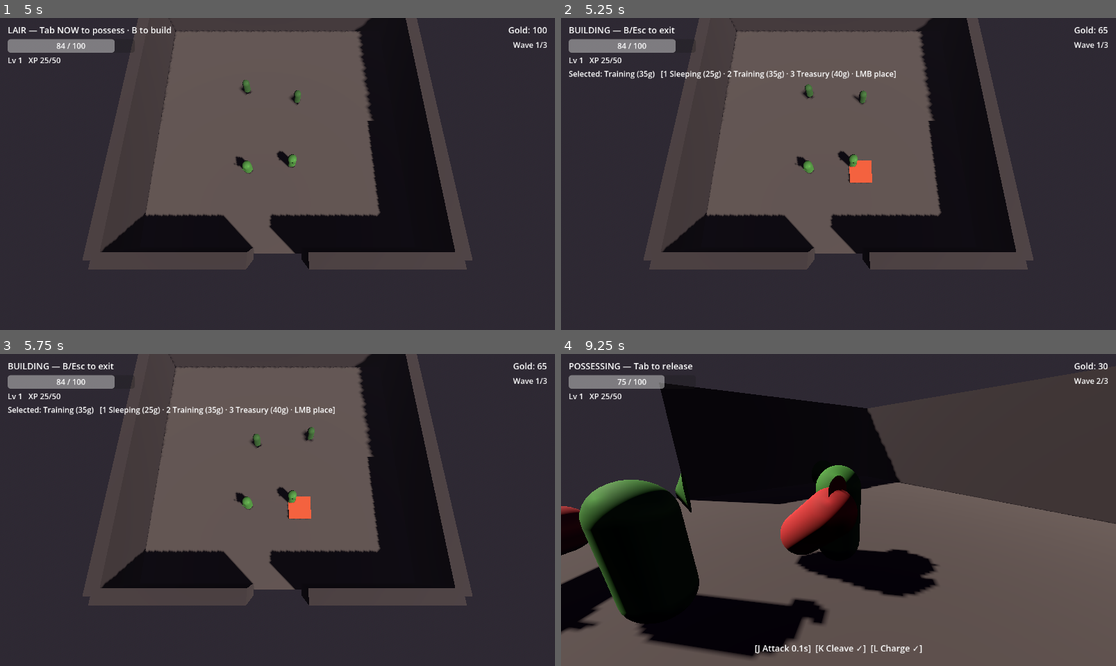
Above: before the commit, frames 1-4 (two rows, left to right).
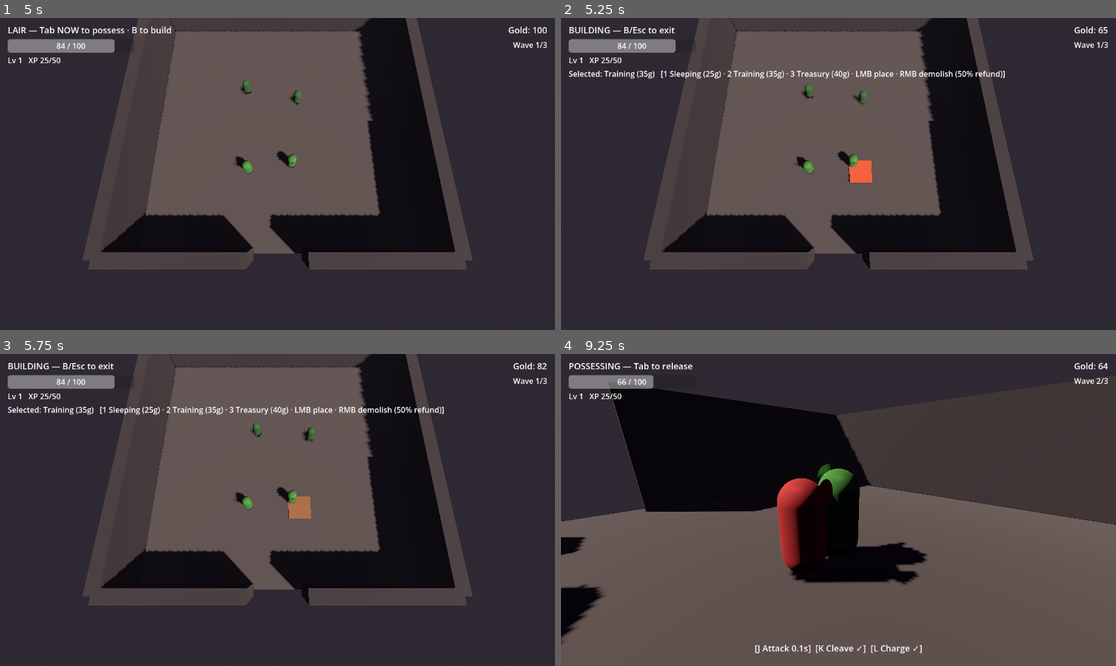
Above: after the commit, the same moments.

Repository: TAgents/orcs-lair
Game: Godot game, scene res://scenes/lair.tscn
Two runs of this game, one before a commit and one after it. Both use one fixed random seed, a clock stepped at 60 frames per second and the inputs below.
Inputs (mouse positions are in pixels of both pictures, inside the frame that each line leads up to):
- Up to frame 1 (5 s): tap Enter at 0.5 s; move the mouse to (399, 158) at 0.52 s; hold D (move_right) 0.53-1.28 s; hold Right mouse button (build_demolish, bound only after the co… 0.53-1.28 s; click (399, 158) at 0.67 s; move the mouse to (166, 189) at 1.27 s; hold S (move_back) 1.28-2.03 s; tap J (attack) at 1.35 s; click (166, 189) at 1.42 s; right-click (166, 189) at 1.55 s; move the mouse to (333, 105) at 2.02 s; press the mouse at (333, 105) at 2.03 s; hold D (move_right) 2.03-2.78 s; right-click (333, 105) at 2.3 s; move the mouse to (249, 236) at 2.77 s; release the mouse at (249, 236) at 2.78 s; hold W (move_forward) 2.78-3.53 s; tap 1 (build_select_1) at 2.85 s; click (249, 236) at 2.92 s; right-click (249, 236) at 3.05 s; click (249, 236) at 3.5 s; move the mouse to (444, 220) at 3.52 s; hold 2 (build_select_2) 3.53-4.28 s; hold A (move_left) from 3.53 s (still down); click (444, 220) at 3.67 s; right-click (444, 220) at 3.8 s; move the mouse to (111, 127) at 4.27 s; tap 3 (build_select_3) at 4.35 s; click (111, 127) at 4.42 s; right-click (111, 127) at 4.55 s
- Up to frame 2 (5.25 s): move the mouse to (866, 174) at 5.02 s; release A (move_left) at 5.03 s; hold S (move_back) from 5.03 s (still down); hold B (build_toggle) from 5.03 s (still down); click (866, 174) at 5.17 s
- Up to frame 3 (5.75 s): keep holding S (move_back); keep holding B (build_toggle); right-click (305, 510) at 5.3 s
- Up to frame 4 (9.25 s): move the mouse to (755, 432) at 5.77 s; release S (move_back) at 5.78 s; release B (build_toggle) at 5.78 s; hold D (move_right) 5.78-6.53 s; tap Space (dodge) at 5.85 s; click (755, 432) at 5.92 s; right-click (755, 432) at 6.05 s; move the mouse to (960, 494) at 6.52 s; hold W (move_forward) 6.53-7.28 s; hold Tab (possess_toggle) 6.53-7.28 s; click (960, 494) at 6.67 s; right-click (960, 494) at 6.8 s; move the mouse to (727, 525) at 7.27 s; hold D (move_right) 7.28-8.03 s; right-click (727, 525) at 7.35 s; click (727, 525) at 7.42 s; move the mouse to (894, 441) at 8.02 s; hold S (move_back) 8.03-8.78 s; hold Right mouse button (build_demolish, bound only after the co… 8.03-8.78 s; click (894, 441) at 8.17 s; move the mouse to (810, 572) at 8.77 s; hold A (move_left) from 8.78 s (still down); tap J (attack) at 8.85 s; click (810, 572) at 8.92 s; right-click (810, 572) at 9.05 s

Frame 1 is identical in both runs. In frame 2, 0.2% of the frame differs, in the area x 59-80%, y 16-20%; in frame 3, 0.6%; in frame 4, 22%, in the area x 0-100%, y 2-98%.

Commit message:
feat(build): demolish placed rooms with RMB (50% gold refund)
In build mode, RMB on a placed room frees it and refunds half the cost.
Closes the build/unbuild affordance and lets players reclaim space when
their layout no longer fits the strategy.

Implementation
- project.godot                       — InputMap action build_demolish on RMB
- scripts/build/build_controller.gd
    + DEMOLISH_REFUND_FRACTION = 0.5
    + room_demolished signal (grid, type, refund)
    + _try_demolish (RMB), demolish_at_xy (test entry), demolish_room_node
      (shared logic). Refund credited via Economy.gold +=
- scripts/orcs/worker.gd
    + Each frame, if a worker's assigned_room became invalid (we demolished
      it while they were going to / working at it), they fall back to
      WANDER and pick a new wander target. Without this, workers froze
      in place at the now-empty spot.
- scripts/ui/hud.gd                   — build hint mentions RMB demolish

Test
- scenarios/demolish_room.json — place 2 Treasuries (80g spent, 20 left),
                                   demolish 1 (+20g refund). Expect rooms=1,
                                   gold=40.
- 18 scenarios in CI sweep, all pass.

Co-Authored-By: Claude Opus 4.7 (1M context) <noreply@anthropic.com>

Diff:
--- a/project.godot
+++ b/project.godot
@@ -78,6 +78,11 @@
 "events": [Object(InputEventMouseButton,"resource_local_to_scene":false,"resource_name":"","device":-1,"window_id":0,"a …(253 unchanged characters)…
 ]
 }
+build_demolish={
+"deadzone": 0.5,
+"events": [Object(InputEventMouseButton,"resource_local_to_scene":false,"resource_name":"","device":-1,"window_id":0,"alt_pressed":false,"shift_pressed":false,"ctrl_pressed":false,"meta_pressed":false,"button_mask":0,"position":Vector2(0, 0),"global_position":Vector2(0, 0),"factor":1.0,"button_index":2,"canceled":false,"pressed":false,"double_click":false,"script":null)
+]
+}
 build_select_1={
 "deadzone": 0.5,
 "events": [Object(InputEventKey,"resource_local_to_scene":false,"resource_name":"","device":-1,"window_id":0,"alt_press …(190 unchanged characters)…
--- /dev/null
+++ b/scenarios/demolish_room.json
@@ -0,0 +1,22 @@
+{
+	"name": "demolish_room",
+	"description": "Phase 2 polish: demolish a placed room → 50% gold refund. Place 2 Treasuries (40g each, 80g spent, 20g left). Demolish one (any cell of its 2x2 footprint works) → +20g refund (40 × 0.5). Final: 1 room placed, gold = 40.",
+	"seed": 17,
+	"max_duration_s": 2,
+	"champion": {
+		"max_hp": 100,
+		"damage": 14,
+		"move_speed": 5.0
+	},
+	"raiders": [],
+	"inputs": [
+		{"t": 0.3, "call": "BuildController.place_at_xy", "args": [-5, 5, 2], "note": "Treasury 1 (40g, 60 left)"},
+		{"t": 0.5, "call": "BuildController.place_at_xy", "args": [3, 5, 2], "note": "Treasury 2 (40g, 20 left)"},
+		{"t": 1.0, "call": "BuildController.demolish_at_xy", "args": [-5, 5], "note": "demolish T1 → +20g refund"}
+	],
+	"pass_criteria": {
+		"champion_alive": true,
+		"rooms_placed_eq": 1,
+		"gold_eq": 40
+	}
+}
--- a/scripts/build/build_controller.gd
+++ b/scripts/build/build_controller.gd
@@ -8,6 +8,7 @@
 const CELL_SIZE: float = 1.0
 const FLOOR_HALF_EXTENT: float = 12.0  # lair floor goes [-12, +12] on x/z
 const ROOM_HEIGHT: float = 0.35
+const DEMOLISH_REFUND_FRACTION: float = 0.5
 
 @onready var ghost: MeshInstance3D = $Ghost
 
@@ -17,6 +18,7 @@
 var _ghost_mat: StandardMaterial3D = null
 
 signal room_placed(grid_origin: Vector2i, room_type: int)
+signal room_demolished(grid_origin: Vector2i, room_type: int, refund: int)
 signal type_changed(new_type: int)
 
 func _ready() -> void:
@@ -60,6 +62,8 @@
 		_select_type(Room.Type.TREASURY)
 	elif event.is_action_pressed("build_confirm"):
 		_try_place()
+	elif event.is_action_pressed("build_demolish"):
+		_try_demolish()
 
 func _select_type(t: int) -> void:
 	if current_type == t:
@@ -189,6 +193,42 @@
 	current_type = prev
 	return ok
 
+func _try_demolish() -> void:
+	var hit: Variant = _mouse_floor_hit()
+	if hit == null:
+		return
+	var cell := Vector2i(int(floor(hit.x / CELL_SIZE)), int(floor(hit.z / CELL_SIZE)))
+	if not occupied.has(cell):
+		return
+	var room_node: Node3D = occupied[cell]
+	demolish_room_node(room_node)
+
+# Public API for tests / external callers (RMB and scripted scenarios).
+func demolish_at_xy(x: int, z: int) -> bool:
+	var cell := Vector2i(x, z)
+	if not occupied.has(cell):
+		return false
+	demolish_room_node(occupied[cell])
+	return true
+
+func demolish_room_node(room_node: Node3D) -> void:
+	if room_node == null or not is_instance_valid(room_node):
+		return
+	var room_type: int = room_node.room_type if "room_type" in room_node else 0
+	var grid_origin: Vector2i = room_node.grid_origin if "grid_origin" in room_node else Vector2i.ZERO
+	var refund: int = int(Room.make(room_type).cost * DEMOLISH_REFUND_FRACTION)
+	# Remove every cell that points to this node.
+	var to_remove: Array = []
+	for k in occupied:
+		if occupied[k] == room_node:
+			to_remove.append(k)
+	for k in to_remove:
+		occupied.erase(k)
+	room_node.queue_free()
+	if refund > 0:
+		Economy.gold = Economy.gold + refund
+	room_demolished.emit(grid_origin, room_type, refund)
+
 func placed_count() -> int:
 	# One placed room may occupy multiple cells; dedupe by node.
 	var seen := {}
--- a/scripts/orcs/worker.gd
+++ b/scripts/orcs/worker.gd
@@ -46,6 +46,11 @@
 func _physics_process(delta: float) -> void:
 	if not is_alive():
 		return
+	# If our assigned room got demolished while we were going to / working at
+	# it, fall back to wander so we're available for the next room.
+	if (_state == State.GOING_TO_ROOM or _state == State.WORKING) and not is_assigned():
+		_state = State.WANDER
+		_pick_new_wander_target()
 	match _state:
 		State.WANDER:
 			_step_wander(delta)
--- a/scripts/ui/hud.gd
+++ b/scripts/ui/hud.gd
@@ -107,7 +107,7 @@
 	if _build_controller == null:
 		return
 	var room := Room.make(_build_controller.current_type)
-	build_label.text = "Selected: %s (%dg)   [1 Sleeping (%dg) · 2 Training (%dg) · 3 Treasury (%dg) · LMB place]" % [
+	build_label.text = "Selected: %s (%dg)   [1 Sleeping (%dg) · 2 Training (%dg) · 3 Treasury (%dg) · LMB place · RMB demolish (50%% refund)]" % [
 		room.display_name, room.cost,
 		Room.make(Room.Type.SLEEPING).cost,
 		Room.make(Room.Type.TRAINING).cost,
Not shown, changed: .github/workflows/ci.yml
